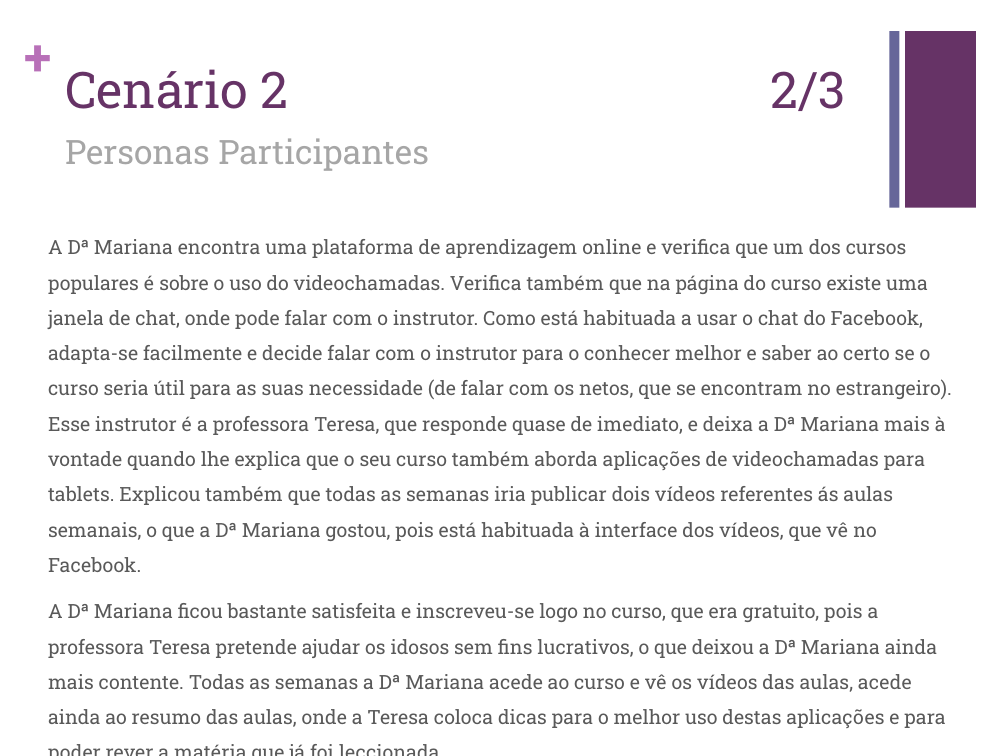
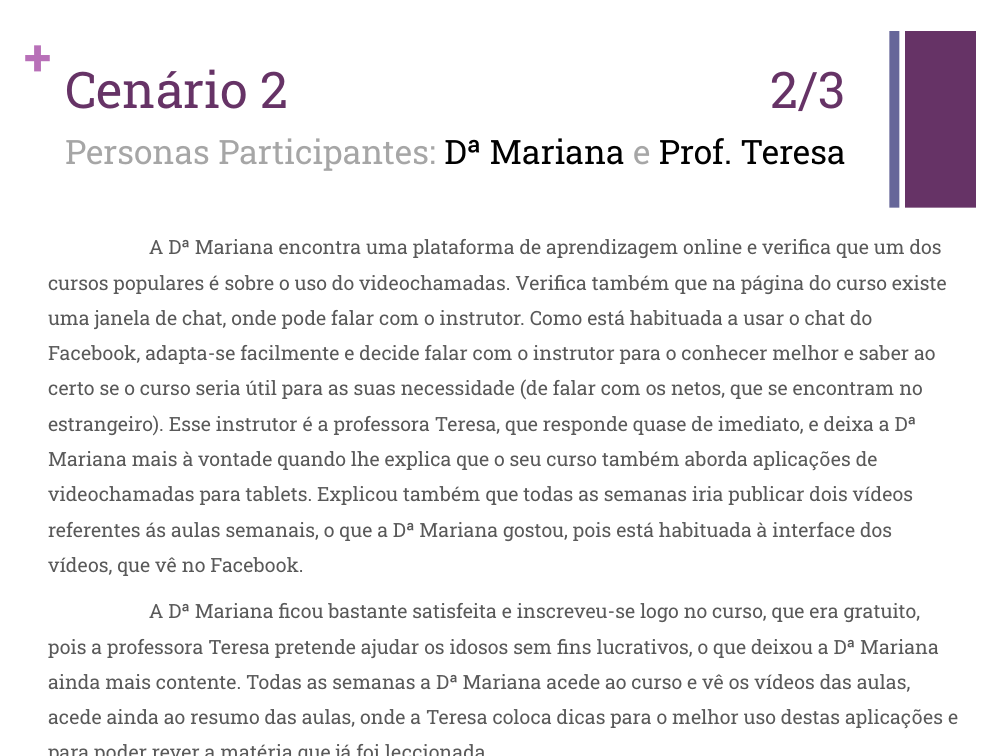
Before and after one commit to carboned4/C_C_U-2015-10, a slide deck: slide 9 of Aula 05/G10 - Apresentacao - Lab05.pptx. Drawn at 1008x756 pixels with LibreOffice and Linux fonts; fonts in the diff are those of the drawing. Boxes give left, top, right and bottom in pixels: in the first picture for what was removed or moved away, otherwise in the second. Text is boxed around its words. In the diff, an @@ line names an element or a change of style, - is before the commit and + after.

```diff
--- a/Aula 05/G10 - Apresentacao - Lab05.pptx
+++ b/Aula 05/G10 - Apresentacao - Lab05.pptx
@@ text at [65,138,845,171]: text changed @@
-Personas Participantes
+Personas Participantes: Dª Mariana e Prof. Teresa
@@ text "A Dª Mariana encontra uma ..." rewrapped from [48,239,952,728] to [48,239,958,728] @@
```
Also in this commit, not shown: 3 other slides changed, 2 slides added, 1 slide removed, 1 other file.
